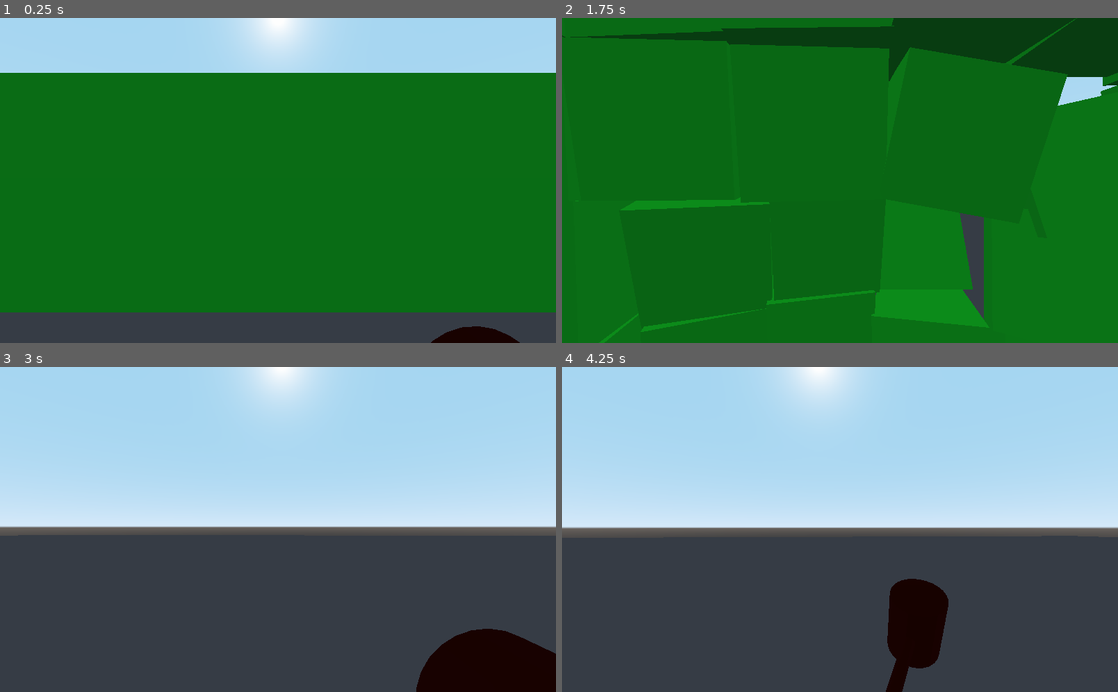
Above: before the commit, frames 1-4 (two rows, left to right).
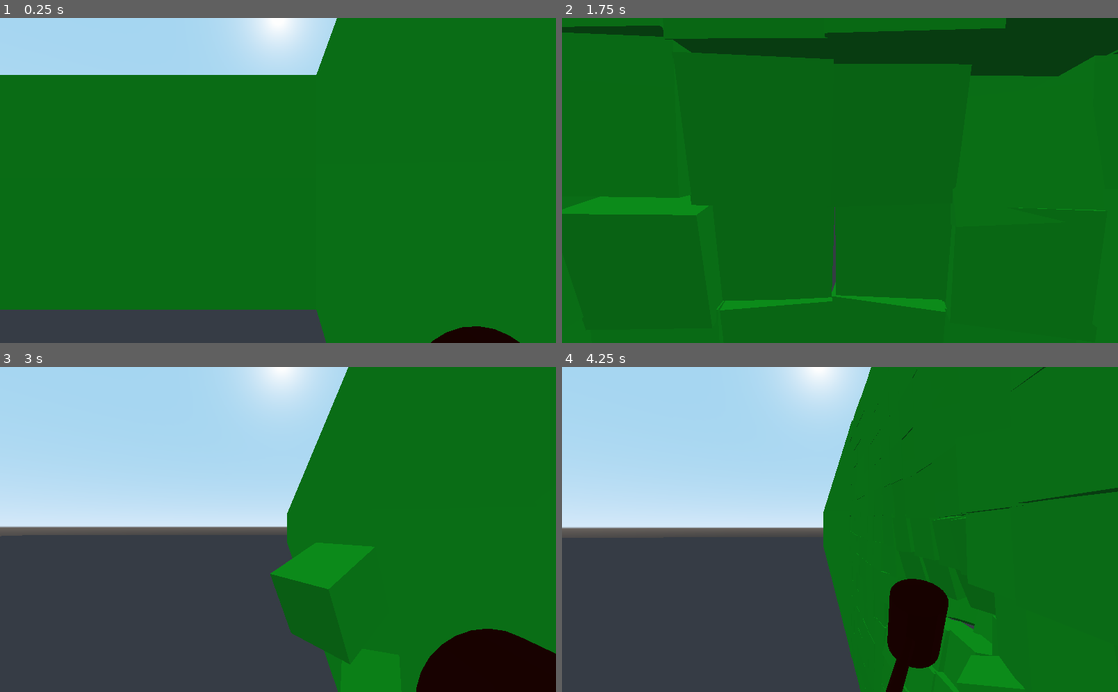
Above: after the commit, the same moments.

Repository: Gedas-S/what-minotaur
Game: Godot game, scene res://Maze.tscn
The game is run twice, just before and just after one commit, with the same random seed, the same clock (stepped at 60 frames per second) and the same inputs.
Inputs (mouse positions are in pixels of both pictures, inside the frame that each line leads up to):
- Up to frame 1 (0.25 s): no input
- Up to frame 2 (1.75 s): tap Enter at 0.5 s; move the mouse to (867, 180) at 0.52 s; hold W from 0.53 s (still down); click (867, 180) at 0.67 s; move the mouse to (812, 180) at 1.27 s
- Up to frame 3 (3 s): keep holding W; move the mouse to (289, 523) at 2.02 s; move the mouse to (272, 536) at 2.77 s; click (272, 536) at 2.92 s
- Up to frame 4 (4.25 s): keep holding W; move the mouse to (878, 532) at 3.52 s

The runs differ from the first frame. In frame 1, 11% of the frame differs, in the area x 0-100%, y 0-100%; in frame 2, 10%; in frame 3, 41%; in frame 4, 47%, in the area x 47-100%, y 0-100%.

Commit message:
added maze to the Maze scene

Diff:
--- /dev/null
+++ b/Maze.gd
@@ -0,0 +1,41 @@
+extends Spatial
+
+# Declare member variables here. Examples:
+# var a = 2
+# var b = "text"
+
+
+export (PackedScene) var WallSegment
+export (PackedScene) var BreakableWall
+
+# Called when the node enters the scene tree for the first time.
+func _ready():
+	var mg = load("res://maze_generator.gd").new()
+	var maze = mg.prim(10,10)
+	var mazeWalls = makeMaze(maze.underlying, 3)
+	for idx in range(mazeWalls.size()):
+		add_child(mazeWalls[idx])
+# Called every frame. 'delta' is the elapsed time since the previous frame.
+#func _process(delta):
+#	pass
+
+func makeMaze(grid: Array, wallSize: int):
+	var stepSize = wallSize / 2.0
+	var walls = []
+	for x in range(grid.size()):
+		var xOdd = x % 2 == 1
+		for y in range(grid[x].size()):
+			var yOdd = y % 2 == 1
+
+			if xOdd && !yOdd && grid[x][y] == 1:
+				var q = WallSegment.instance()
+				q.translate(Vector3(x * stepSize, 0, y*stepSize))
+				q.BreakableWall = BreakableWall
+				walls.append(q)
+			elif !xOdd && yOdd && grid[x][y] == 1:
+				var q = WallSegment.instance()
+				q.translate(Vector3(x * stepSize, 0, y*stepSize))
+				q.BreakableWall = BreakableWall
+				q.rotate(Vector3(0, 1, 0), deg2rad(90))
+				walls.append(q)
+	return walls
--- a/Maze.tscn
+++ b/Maze.tscn
@@ -1,8 +1,9 @@
-[gd_scene load_steps=11 format=2]
+[gd_scene load_steps=12 format=2]
 
-[ext_resource path="res://Player.gd" type="Script" id=1]
+[ext_resource path="res://Maze.gd" type="Script" id=1]
 [ext_resource path="res://walls/WallSegment.tscn" type="PackedScene" id=2]
 [ext_resource path="res://walls/BreakableWall.tscn" type="PackedScene" id=3]
+[ext_resource path="res://Player.gd" type="Script" id=4]
 
 [sub_resource type="CapsuleShape" id=1]
 radius = 0.498801
@@ -65,15 +66,18 @@
 size = Vector3( 100, 2, 100 )
 
 [node name="Maze" type="Spatial"]
+script = ExtResource( 1 )
+WallSegment = ExtResource( 2 )
+BreakableWall = ExtResource( 3 )
 
 [node name="Player" type="KinematicBody" parent="."]
-script = ExtResource( 1 )
+script = ExtResource( 4 )
 
 [node name="PlayerEyes" type="Camera" parent="Player"]
 transform = Transform( 1, 0, 0, 0, 1, 0, 0, 0, 1, 0, 1.65, 0 )
 
 [node name="PlayerCollider" type="CollisionShape" parent="Player"]
-transform = Transform( 1, 0, 0, 0, -4.37114e-008, -1, 0, 1, -4.37114e-008, 0, 0.9, 0 )
+transform = Transform( 1, 0, 0, 0, -4.37114e-08, -1, 0, 1, -4.37114e-08, 0, 0.9, 0 )
 shape = SubResource( 1 )
 
 [node name="Hammer" type="Spatial" parent="Player"]
@@ -82,14 +86,14 @@
 anims/SwingHammer = SubResource( 2 )
 
 [node name="Handle" type="CSGCylinder" parent="Player/Hammer"]
-transform = Transform( 0.625391, 0.780312, 0, -0.780312, 0.625391, 0, 0, 0, 1, -0.120729, 0.897496, -0.259967 )
+transform = Transform( 0.640846, 0.767668, -0.00164074, -0.767639, 0.640799, -0.0103978, -0.00693069, 0.0079229, 0.999945, -0.120729, 0.897496, -0.259967 )
 radius = 0.025
 height = 1.2
 sides = 13
 material = SubResource( 3 )
 
 [node name="Head" type="CSGCylinder" parent="Player/Hammer/Handle"]
-transform = Transform( 1, 0, 0, 0, -4.37114e-008, -1, 0, 1, -4.37114e-008, 0, 0.6, 0 )
+transform = Transform( 1, 0, 0, 0, -4.37114e-08, -1, 0, 1, -4.37114e-08, 0, 0.6, 0 )
 radius = 0.12
 height = 0.3
 sides = 26
